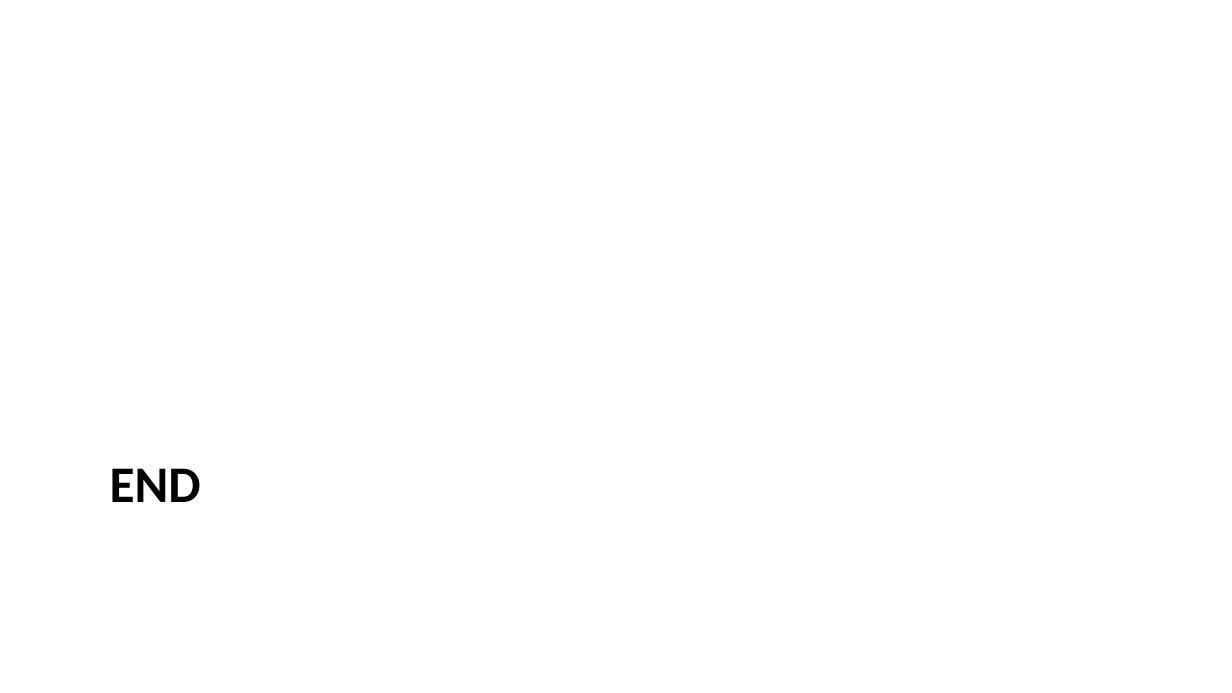
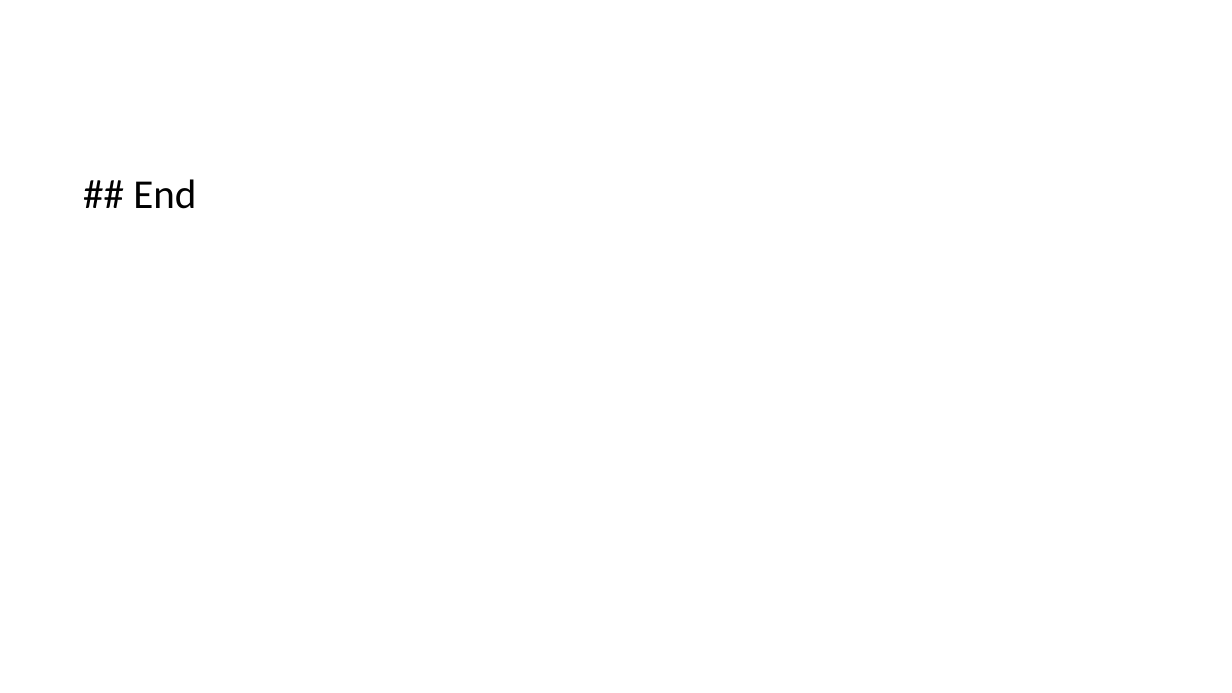
Before and after one commit to Andrelleroux/22568948_fin_metrics, a slide deck: slide 7 of Questions/Question_4/Question_4.pptx (slide 8 before the commit). Drawn at 1232x693 pixels with LibreOffice and Linux fonts; fonts in the diff are those of the drawing. Boxes give left, top, right and bottom in pixels: in the first picture for what was removed or moved away, otherwise in the second. Text is boxed around its words. In the diff, an @@ line names an element or a change of style, - is before the commit and + after.

```diff
--- a/Questions/Question_4/Question_4.pptx
+++ b/Questions/Question_4/Question_4.pptx
@@ text at (133,179,196,209): text changed; size 30 to 24 pt; bold off @@
-END
+## End
```
Also in this commit, not shown: 1 slide removed.
